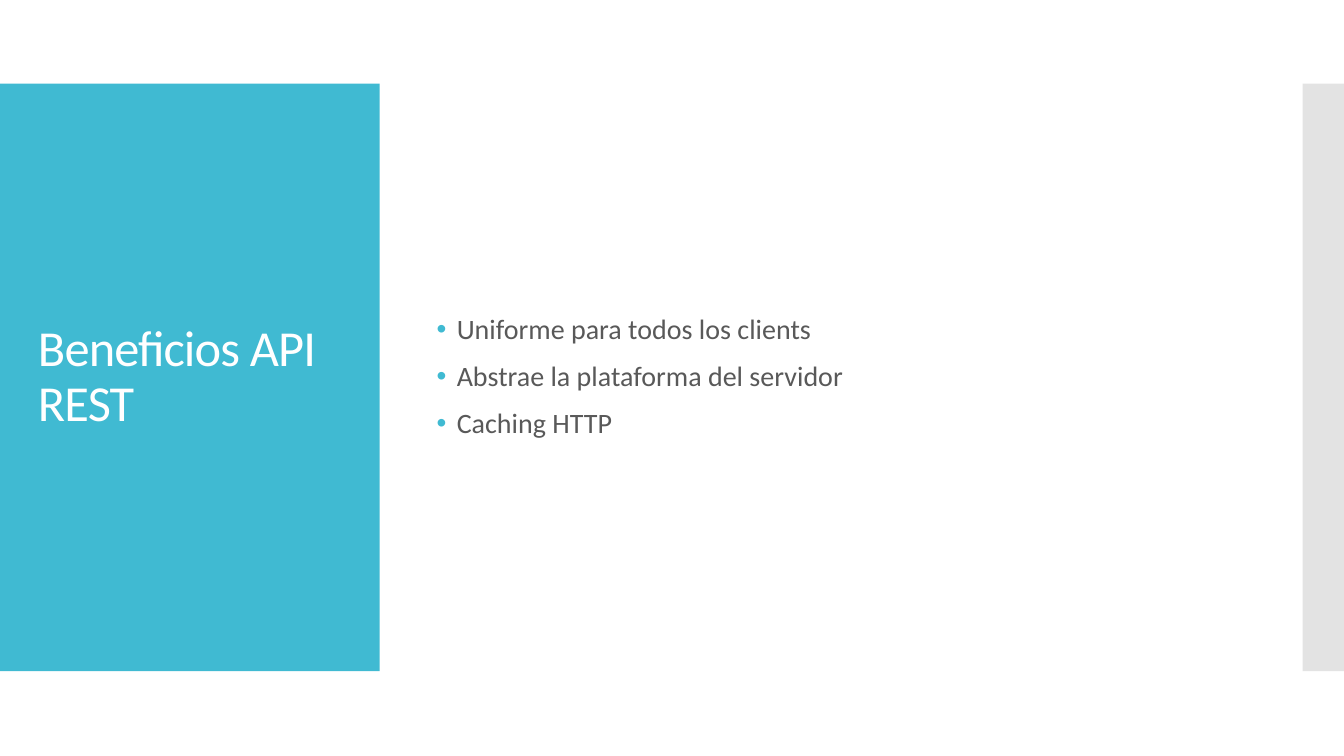
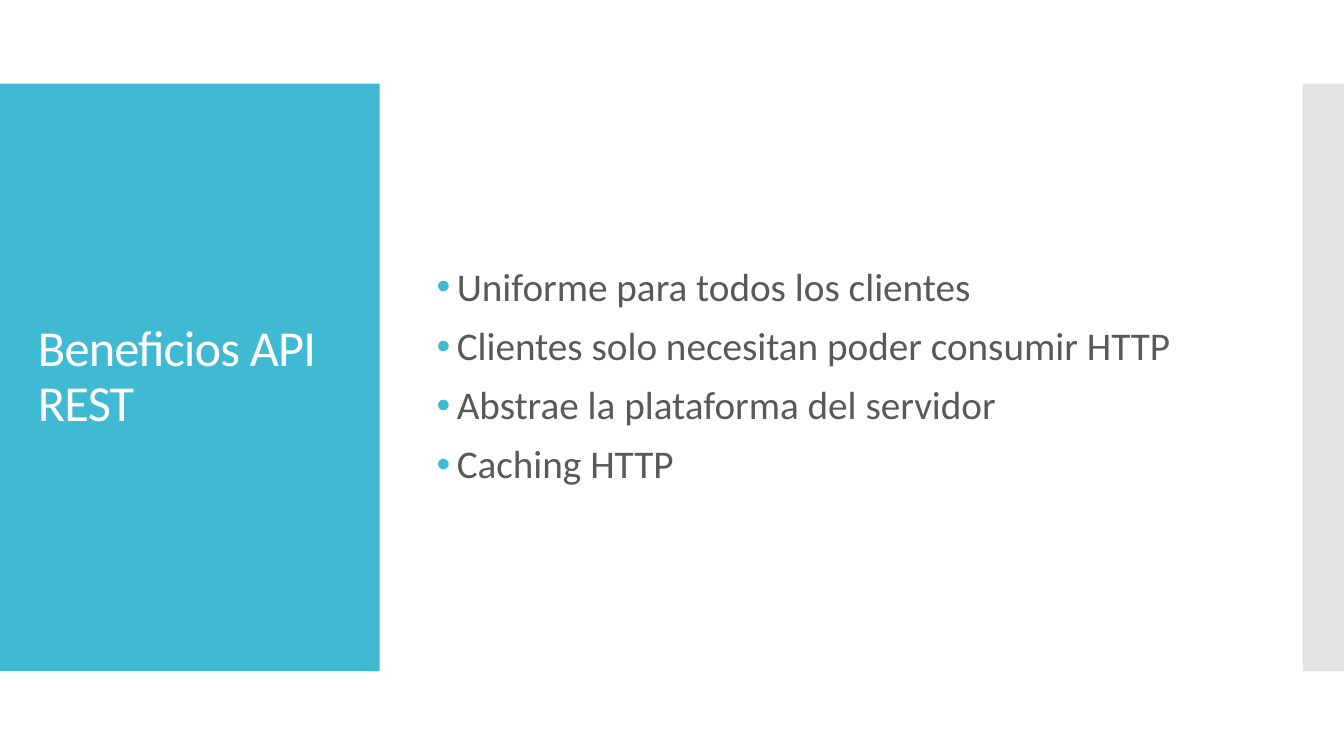
Before and after one commit to dschenkelman/taller-proyectos, a slide deck: slide 6 of Assets/PresentacionTecnica.pptx. Drawn at 1344x756 pixels with LibreOffice and Linux fonts; fonts in the diff are those of the drawing. Boxes give left, top, right and bottom in pixels: in the first picture for what was removed or moved away, otherwise in the second. Text is boxed around its words. In the diff, an @@ line names an element or a change of style, - is before the commit and + after.

```diff
--- a/Assets/PresentacionTecnica.pptx
+++ b/Assets/PresentacionTecnica.pptx
@@ text at bbox=[457, 274, 1170, 367]: text changed; size 20 to 28 pt @@
-• Uniforme para todos los clients
+• Uniforme para todos los clientes
+• Clientes solo necesitan poder consumir HTTP
@@ text at bbox=[457, 392, 996, 485]: size 20 to 28 pt in "Abstrae la plataforma del servidor", "Caching HTTP" @@
```
Also in this commit, not shown: 4 other slides changed, 1 slide added, 1 slide removed, 1 other file.
